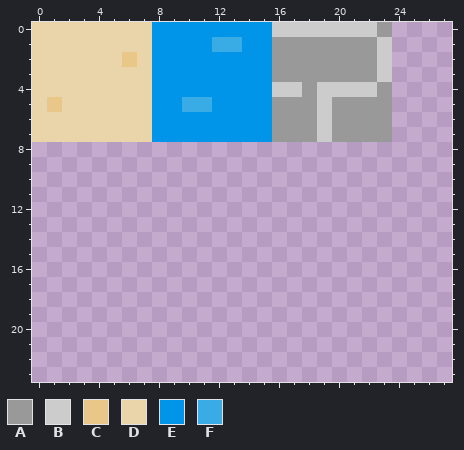
Sprite sheet -- res/tiles.png. Above: the version before the commit.
The file is 512x512 pixels, drawn in blocks of 4x4; one block is one cell here. Shown: x 0..27, y 0..23.
Palette (. is transparent): A #999999  B #cccccc  C #e8c789  D #ead4aa  E #0095e9  F #39ace6
New version:
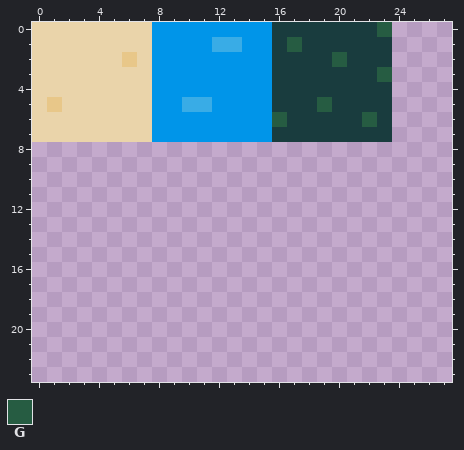
Colours new in this view: G #265c42
The exact change:
colour A: #999999 -> #193c3e
y 0: x 16..23 BBBBBBBA -> AAAAAAAG
y 1: x 17 A -> G; x 23 B -> A
y 2: x 20 A -> G; x 23 B -> A
y 3: x 23 B -> G
y 4: x 16..17 BB -> AA; x 19..22 BBBB -> AAAA
y 5: x 19 B -> G
y 6: x 16 A -> G; x 19 B -> A; x 22 A -> G
y 7: x 19 B -> A
Pixel boxes of the changes (left, top, right, bottom) in both pictures:
changed: (272, 22, 392, 142)
